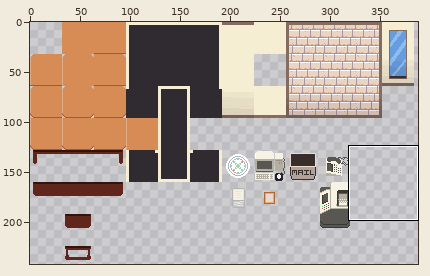
Edited in one commit: sprite sheet (src/sprites/sTileObjects/e6cf2363-c586-4035-826b-ae99ea668d92.png). Above, an overview of the earlier version with the close-up marked.
Close-up. Old version:
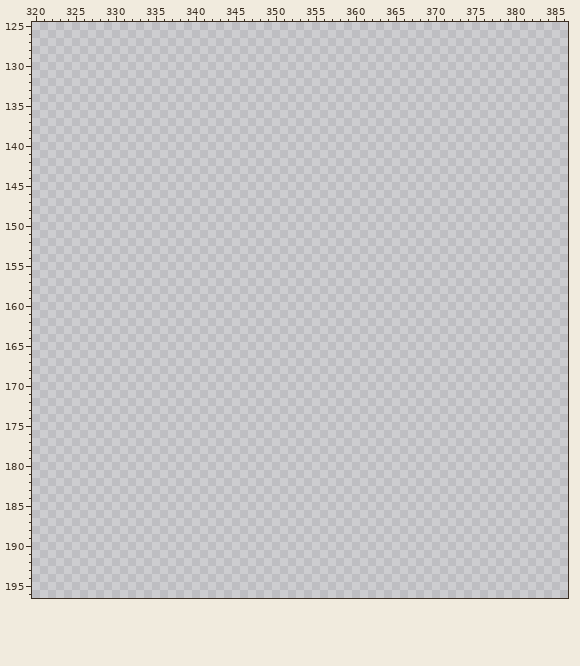
The file is 480x320 pixels. Colours within 5 levels of each other are drawn and written as one. Shown: x 320..386, y 125..196. The wide view leaves out empty margins. The commit also changed other parts of the picture, which this record leaves out.
Palette (. is transparent): 
Pixels before (only the part around the change), first column x 320:
125 ...................................................................
126 ...................................................................
127 ...................................................................
128 ...................................................................
129 ...................................................................
130 ...................................................................
131 ...................................................................
132 ...................................................................
133 ...................................................................
134 ...................................................................
135 ...................................................................
136 ...................................................................
137 ...................................................................
138 ...................................................................
139 ...................................................................
140 ...................................................................
141 ...................................................................
142 ...................................................................
143 ...................................................................
144 ...................................................................
145 ...................................................................
146 ...................................................................
147 ...................................................................
148 ...................................................................
149 ...................................................................
150 ...................................................................
151 ...................................................................
152 ...................................................................
153 ...................................................................
154 ...................................................................
155 ...................................................................
156 ...................................................................
157 ...................................................................
158 ...................................................................
159 ...................................................................
160 ...................................................................
161 ...................................................................
162 ...................................................................
163 ...................................................................
164 ...................................................................
165 ...................................................................
166 ...................................................................
167 ...................................................................
168 ...................................................................
169 ...................................................................
170 ...................................................................
171 ...................................................................
172 ...................................................................
173 ...................................................................
174 ...................................................................
175 ...................................................................
176 ...................................................................
177 ...................................................................
178 ...................................................................
179 ...................................................................
180 ...................................................................
181 ...................................................................
182 ...................................................................
183 ...................................................................
184 ...................................................................
185 ...................................................................
186 ...................................................................
187 ...................................................................
188 ...................................................................
189 ...................................................................
190 ...................................................................
191 ...................................................................
192 ...................................................................
193 ...................................................................
194 ...................................................................
195 ...................................................................
196 ...................................................................
And afterwards:
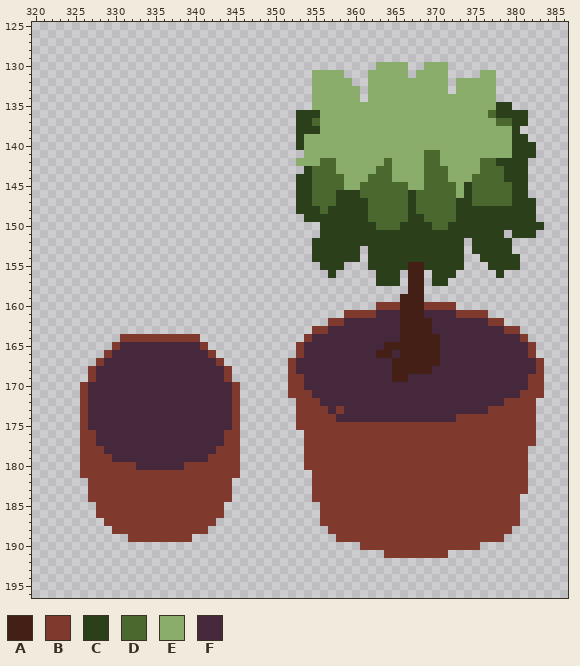
Colours new in this view: A #431f15  B #803a2d  C #2c3f1b  D #4b692f  E #8bad6b  F #45283c
From old to new:
y 130: x 363..366 .... -> EEEE; x 369..371 ... -> EEE
y 131: x 355..358 .... -> EEEE; x 362..366 ..... -> EEEEE; x 368..371 .... -> EEEE; x 376..377 .. -> EE
y 132: x 355..359 ..... -> EEEEE; x 362..371 .......... -> EEEEEEEEEE; x 373..377 ..... -> EEEEE
y 133: x 355..360 ...... -> EEEEEE; x 362..371 .......... -> EEEEEEEEEE; x 373..377 ..... -> EEEEE
y 134: x 355..360 ...... -> EEEEEE; x 362..377 ................ -> EEEEEEEEEEEEEEEE
y 135: x 355..379 ......................... -> EEEEEEEEEEEEEEEEEEEEEEECC
y 136: x 353..381 ............................. -> CCCEEEEEEEEEEEEEEEEEEEEEDCCCC
y 137: x 353..381 ............................. -> CCDEEEEEEEEEEEEEEEEEEEEEEDDCC
y 138: x 353..380 ............................ -> CCCEEEEEEEEEEEEEEEEEEEEEEEEC
y 139: x 353..381 ............................. -> CEEEEEEEEEEEEEEEEEEEEEEEEEECC
y 140: x 353..382 .............................. -> CEEEEEEEEEEEEEEEEEEEEEEEEEECCC
y 141: x 354..382 ............................. -> EEEEEEEEEEEEEEEDDEEEEEEEEECCC
y 142: x 353..381 ............................. -> EEEDDEEEEEEDEEEEDDEEEEEDDCCCC
y 143: x 354..381 ............................ -> CDDDEEEEEDDEEEEDDDEEEEDDDCCC
y 144: x 353..381 ............................. -> CCDDDDEEEDDDEEEEDDDEEEDDDDCCC
y 145: x 353..381 ............................. -> CCDDDDEEDDDDDDEEDDDDECDDDDDCC
y 146: x 353..381 ............................. -> CCDDDCCCDDDDDDCDDDDDECDDDDDCC
y 147: x 353..382 .............................. -> CCDDDCCCCDDDDDCDDDDDCCDDDDDCCC
y 148: x 353..382 .............................. -> CCCDCCCCCDDDDDCDDDDDCCCCCCCCCC
y 149: x 354..382 ............................. -> CCCCCCCCDDDDDCCDDDDCCCCCCCCCC
y 150: x 356..383 ............................ -> CCCCCCCDDDCCCCDDCCCCCCCCCCCC
y 151: x 356..378 ....................... -> CCCCCCCCCCCCCCCCCCCCCCC; x 380..382 ... -> CCC
y 152: x 355..373 ................... -> CCCCCCCCCCCCCCCCCCC; x 375..379 ..... -> CCCCC
y 153: x 355..360 ...... -> CCCCCC; x 362..373 ............ -> CCCCCCCCCCCC; x 375..379 ..... -> CCCCC
y 154: x 355..360 ...... -> CCCCCC; x 362..373 ............ -> CCCCCCCCCCCC; x 376..380 ..... -> CCCCC
y 155: x 356..358 ... -> CCC; x 362..373 ............ -> CCCCCAACCCCC; x 377..380 .... -> CCCC
y 156: x 357 . -> C; x 363..365 ... -> CCC; x 367..368 .. -> AA; x 370..372 ... -> CCC; x 378 . -> C
y 157: x 363..365 ... -> CCC; x 367..368 .. -> AA; x 370..371 .. -> CC
y 158: x 367..368 .. -> AA
y 159: x 366..368 ... -> AAA
y 160: x 363..372 .......... -> BBBAAABBBB
y 161: x 359..376 .................. -> BBBBFFFAAAFFFFBBBB
y 162: x 357..378 ...................... -> BBFFFFFFFAAAAFFFFFFFBB
y 163: x 355..380 .......................... -> BBFFFFFFFFFAAAAFFFFFFFFFBB
y 164: x 331..340 .......... -> BBBBBBBBBB; x 354..381 ............................ -> BFFFFFFFFFFFAAAAAFFFFFFFFFFB
y 165: x 330..341 ............ -> BFFFFFFFFFFB; x 353..382 .............................. -> BFFFFFFFFFFAAAAAAAFFFFFFFFFFFB
y 166: x 329..342 .............. -> BFFFFFFFFFFFFB; x 353..382 .............................. -> BFFFFFFFFFAAFAAAAAFFFFFFFFFFFB
y 167: x 328..343 ................ -> BFFFFFFFFFFFFFFB; x 352..383 ................................ -> BFFFFFFFFFFFFAAAAAAFFFFFFFFFFFFB
y 168: x 327..344 .................. -> BFFFFFFFFFFFFFFFFB; x 352..383 ................................ -> BFFFFFFFFFFFFAAAAAFFFFFFFFFFFFFB
y 169: x 327..344 .................. -> BFFFFFFFFFFFFFFFFB; x 352..383 ................................ -> BBFFFFFFFFFFFAAFFFFFFFFFFFFFFFBB
y 170: x 326..345 .................... -> BFFFFFFFFFFFFFFFFFFB; x 352..383 ................................ -> BBFFFFFFFFFFFFFFFFFFFFFFFFFFFFBB
y 171: x 326..345 .................... -> BFFFFFFFFFFFFFFFFFFB; x 352..383 ................................ -> BBBFFFFFFFFFFFFFFFFFFFFFFFFFFBBB
y 172: x 326..345 .................... -> BFFFFFFFFFFFFFFFFFFB; x 353..382 .............................. -> BBBFFFFFFFFFFFFFFFFFFFFFFFBBBB
y 173: x 326..345 .................... -> BFFFFFFFFFFFFFFFFFFB; x 353..382 .............................. -> BBBBFBFFFFFFFFFFFFFFFFFFBBBBBB
y 174: x 326..345 .................... -> BFFFFFFFFFFFFFFFFFFB; x 353..382 .............................. -> BBBBBFFFFFFFFFFFFFFFBBBBBBBBBB
y 175: x 326..345 .................... -> BFFFFFFFFFFFFFFFFFFB; x 353..382 .............................. -> BBBBBBBBBBBBBBBBBBBBBBBBBBBBBB
y 176..177: x 326..345 .................... -> BBFFFFFFFFFFFFFFFFBB; x 354..382 ............................. -> BBBBBBBBBBBBBBBBBBBBBBBBBBBBB
y 178: x 326..345 .................... -> BBBFFFFFFFFFFFFFFBBB; x 354..381 ............................ -> BBBBBBBBBBBBBBBBBBBBBBBBBBBB
y 179: x 326..345 .................... -> BBBBFFFFFFFFFFFFBBBB; x 354..381 ............................ -> BBBBBBBBBBBBBBBBBBBBBBBBBBBB
y 180: x 326..345 .................... -> BBBBBBBFFFFFFBBBBBBB; x 354..381 ............................ -> BBBBBBBBBBBBBBBBBBBBBBBBBBBB
y 181: x 326..345 .................... -> BBBBBBBBBBBBBBBBBBBB; x 355..381 ........................... -> BBBBBBBBBBBBBBBBBBBBBBBBBBB
y 182..183: x 327..344 .................. -> BBBBBBBBBBBBBBBBBB; x 355..381 ........................... -> BBBBBBBBBBBBBBBBBBBBBBBBBBB
y 184: x 327..344 .................. -> BBBBBBBBBBBBBBBBBB; x 355..380 .......................... -> BBBBBBBBBBBBBBBBBBBBBBBBBB
y 185..186: x 328..343 ................ -> BBBBBBBBBBBBBBBB; x 356..380 ......................... -> BBBBBBBBBBBBBBBBBBBBBBBBB
y 187: x 329..342 .............. -> BBBBBBBBBBBBBB; x 356..380 ......................... -> BBBBBBBBBBBBBBBBBBBBBBBBB
y 188: x 330..341 ............ -> BBBBBBBBBBBB; x 357..379 ....................... -> BBBBBBBBBBBBBBBBBBBBBBB
y 189: x 332..339 ........ -> BBBBBBBB; x 358..378 ..................... -> BBBBBBBBBBBBBBBBBBBBB
y 190: x 361..375 ............... -> BBBBBBBBBBBBBBB
y 191: x 364..371 ........ -> BBBBBBBB
Where, in picture pixels (left, top, right, bottom), the same in both close-ups:
added: (288, 62, 544, 558)
added: (80, 334, 240, 542)
